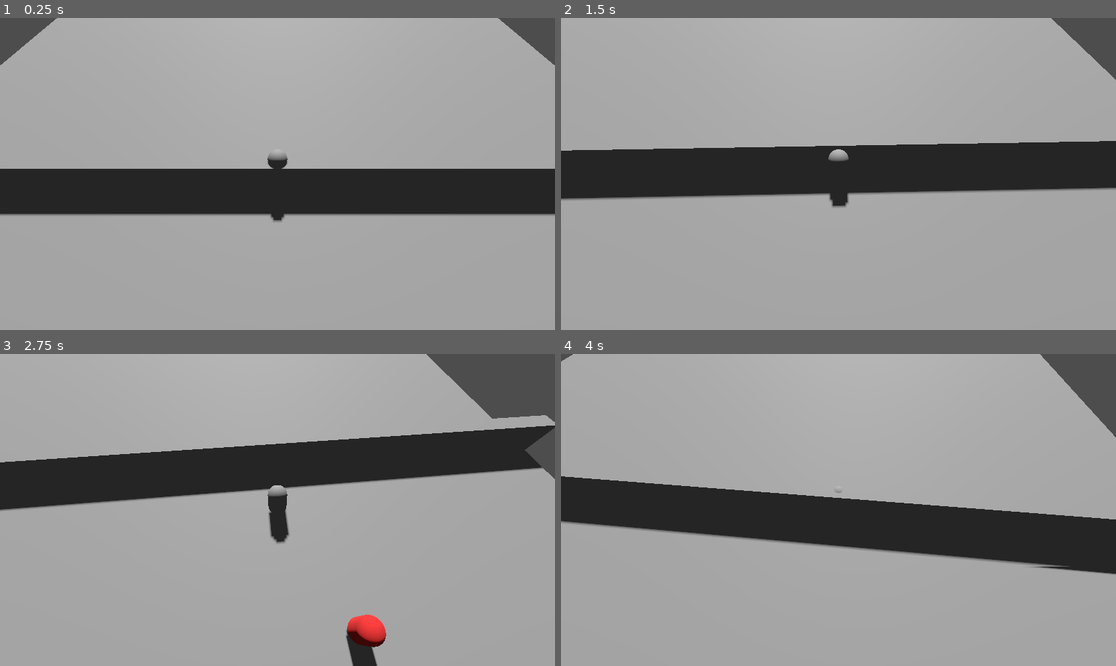
Above: before the commit, frames 1-4 (two rows, left to right).
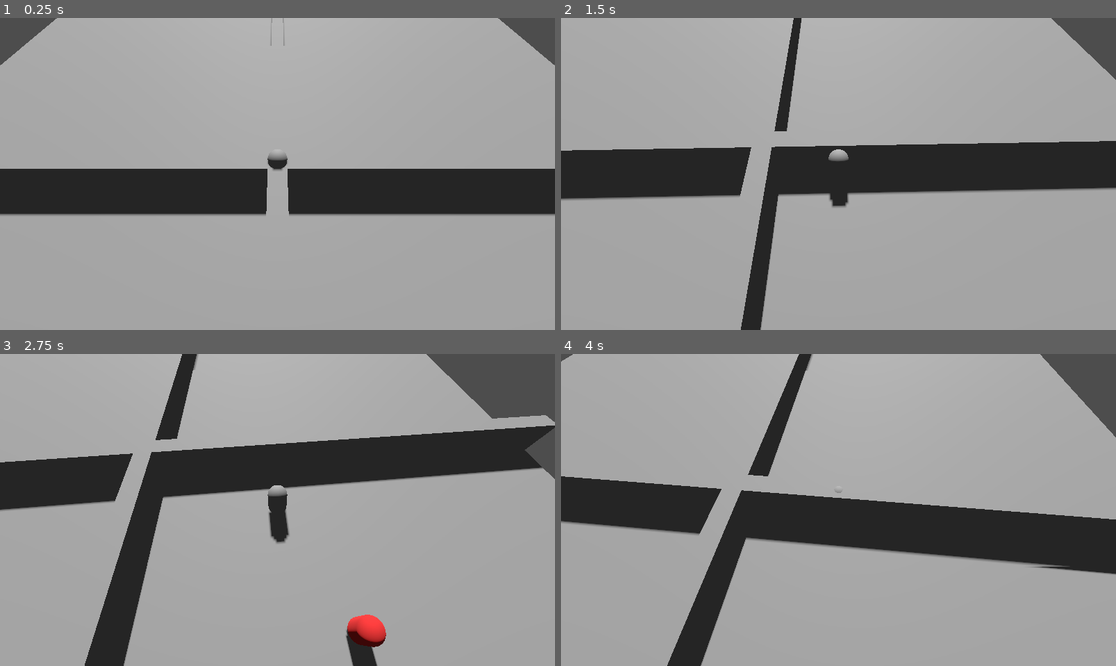
Above: after the commit, the same moments.

Repository: xtianarabia/A-MobileGame
Game: Godot game, scene res://scenes/main.tscn
Same seed, same stepped clock (60 frames per second), same inputs: the game is played once before the commit and once after it.
Inputs:
- Up to frame 1 (0.25 s): no input
- Up to frame 2 (1.5 s): hold Right (ui_right) 0.53-1.28 s; hold Down (ui_down) from 1.28 s (still down)
- Up to frame 3 (2.75 s): release Down (ui_down) at 2.03 s; hold Right (ui_right) from 2.03 s (still down)
- Up to frame 4 (4 s): release Right (ui_right) at 2.78 s; hold Up (ui_up) 2.78-3.53 s; hold Left (ui_left) from 3.53 s (still down)

The runs differ from the first frame. In frame 1, 0.6% of the frame differs, in the area x 47-53%, y 0-66%; in frame 2, 2.7%; in frame 3, 4.6%, in the area x 15-36%, y 0-100%; in frame 4, 4.0%.

Commit message:
fix: Rebuild level with unique collision shapes
This commit is a definitive attempt to resolve a persistent bug where characters were not colliding with the static level geometry.

The root cause is suspected to be an engine issue with loading shared `CollisionShape3D` resources from a `.tscn` file.

This fix addresses the issue by completely rebuilding `scenes/main.tscn` from scratch and, most importantly, creating a separate, unique `BoxShape3D` sub-resource for each of the five `StaticBody3D` nodes (floor and four walls). This ensures there are no shared shape resources, which should guarantee that all colliders are created and configured correctly by the engine.

Diff:
--- a/scenes/main.tscn
+++ b/scenes/main.tscn
@@ -14,16 +14,28 @@
 [sub_resource type="PlaneMesh" id="PlaneMesh_floor"]
 size = Vector2(50, 50)
 
-[sub_resource type="BoxMesh" id="BoxMesh_wall"]
+[sub_resource type="BoxMesh" id="BoxMesh_wall_ns"]
 size = Vector3(50, 4, 1)
 
-[sub_resource type="BoxShape3D" id="BoxShape3D_wall"]
-size = Vector3(50, 4, 1)
+[sub_resource type="BoxMesh" id="BoxMesh_wall_ew"]
+size = Vector3(1, 4, 50)
 
 [sub_resource type="NavigationMesh" id="NavigationMesh_1"]
 
 [sub_resource type="BoxShape3D" id="BoxShape3D_floor"]
 size = Vector3(50, 0.1, 50)
+
+[sub_resource type="BoxShape3D" id="BoxShape3D_wall_n"]
+size = Vector3(50, 4, 1)
+
+[sub_resource type="BoxShape3D" id="BoxShape3D_wall_s"]
+size = Vector3(50, 4, 1)
+
+[sub_resource type="BoxShape3D" id="BoxShape3D_wall_e"]
+size = Vector3(1, 4, 50)
+
+[sub_resource type="BoxShape3D" id="BoxShape3D_wall_w"]
+size = Vector3(1, 4, 50)
 
 [node name="Main" type="Node3D"]
 
@@ -45,36 +57,36 @@
 collision_layer = 1
 collision_mask = 3
 [node name="MeshInstance3D" type="MeshInstance3D" parent="WallNorth"]
-mesh = SubResource("BoxMesh_wall")
+mesh = SubResource("BoxMesh_wall_ns")
 [node name="CollisionShape3D" type="CollisionShape3D" parent="WallNorth"]
-shape = SubResource("BoxShape3D_wall")
+shape = SubResource("BoxShape3D_wall_n")
 
 [node name="WallSouth" type="StaticBody3D" parent="Level"]
 transform = Transform3D(1, 0, 0, 0, 1, 0, 0, 0, 1, 0, 2, 25)
 collision_layer = 1
 collision_mask = 3
 [node name="MeshInstance3D" type="MeshInstance3D" parent="WallSouth"]
-mesh = SubResource("BoxMesh_wall")
+mesh = SubResource("BoxMesh_wall_ns")
 [node name="CollisionShape3D" type="CollisionShape3D" parent="WallSouth"]
-shape = SubResource("BoxShape3D_wall")
+shape = SubResource("BoxShape3D_wall_s")
 
 [node name="WallEast" type="StaticBody3D" parent="Level"]
-transform = Transform3D(-4.37114e-08, 0, -1, 0, 1, 0, 1, 0, -4.37114e-08, 25, 2, 0)
+transform = Transform3D(1, 0, 0, 0, 1, 0, 0, 0, 1, 25, 2, 0)
 collision_layer = 1
 collision_mask = 3
 [node name="MeshInstance3D" type="MeshInstance3D" parent="WallEast"]
-mesh = SubResource("BoxMesh_wall")
+mesh = SubResource("BoxMesh_wall_ew")
 [node name="CollisionShape3D" type="CollisionShape3D" parent="WallEast"]
-shape = SubResource("BoxShape3D_wall")
+shape = SubResource("BoxShape3D_wall_e")
 
 [node name="WallWest" type="StaticBody3D" parent="Level"]
-transform = Transform3D(-4.37114e-08, 0, -1, 0, 1, 0, 1, 0, -4.37114e-08, -25, 2, 0)
+transform = Transform3D(1, 0, 0, 0, 1, 0, 0, 0, 1, -25, 2, 0)
 collision_layer = 1
 collision_mask = 3
 [node name="MeshInstance3D" type="MeshInstance3D" parent="WallWest"]
-mesh = SubResource("BoxMesh_wall")
+mesh = SubResource("BoxMesh_wall_ew")
 [node name="CollisionShape3D" type="CollisionShape3D" parent="WallWest"]
-shape = SubResource("BoxShape3D_wall")
+shape = SubResource("BoxShape3D_wall_w")
 
 [node name="Player" parent="." instance=ExtResource("1_player")]
 transform = Transform3D(1, 0, 0, 0, 1, 0, 0, 0, 1, 0, 1, 0)
Not shown: 1 places in scenes/main.tscn that only renumber resources
